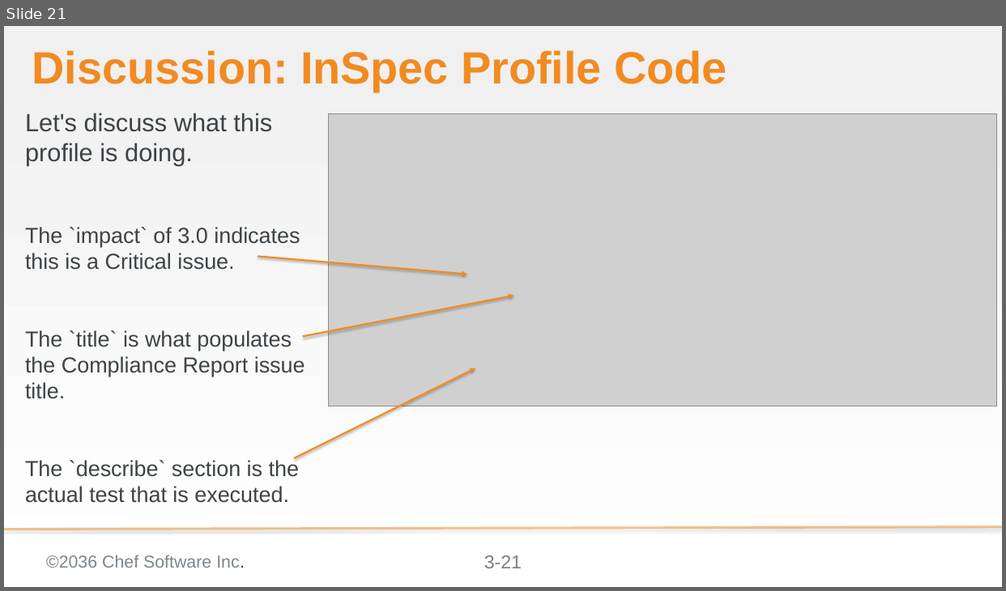
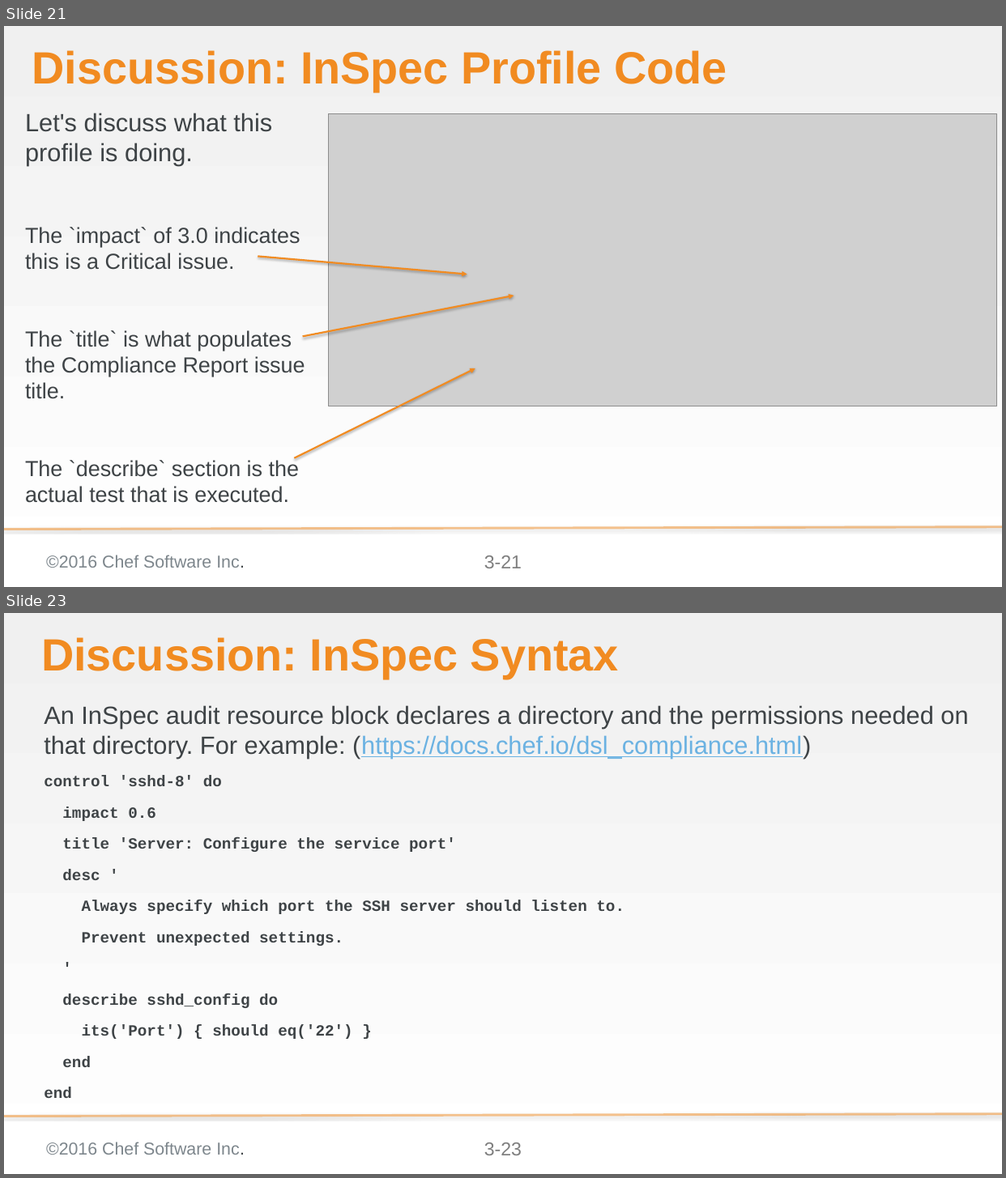
Before and after one commit to bchamby/chef-compliance-installation-configuration-operation, a slide deck: 03-initial-configuration-scans.pptx. Shown one above the other, each under a label of ours: slide 21 before the commit, slides 21 and 23 after it; the slides between them are not shown. The pictures are 1006x591 and 1006x1178 pixels, drawn with LibreOffice and Linux fonts; fonts in the diff are those of the drawing; grey boxes stand for pictures; background and template pictures are left out. Boxes give left, top, right and bottom in pixels: in the first picture for what was removed or moved away, otherwise in the second. Text is boxed around its words. In the diff, an @@ line names an element or a change of style, - is before the commit and + after.

Commit message:
fixed 3-22 ssh_config example fixed 3-50 protocol example

```diff
--- a/03-initial-configuration-scans.pptx
+++ b/03-initial-configuration-scans.pptx
@@ slide 23 added at box(4, 613, 1002, 1174), background gradient #F0F0F0 to #FFFFFF; not listed: 3 template elements that a slide beside it also shows @@
@@ title added at box(41, 637, 619, 679), 58 pt, text #F18B21, bold @@
+Discussion: InSpec Syntax
@@ text added at box(44, 705, 968, 1039), 20 pt, text #3E4346, bold @@
+An InSpec audit resource block declares a directory and the permissions needed on that directory. For example: (https://docs.chef.io/dsl_compliance.html)
+control 'sshd-8' do
+impact 0.6
+title 'Server: Configure the service port'
+desc '
+Always specify which port the SSH server should listen to.
+Prevent unexpected settings.
+'
+describe sshd_config do
+its('Port') { should eq('22') }
+end
+end
@@ slide 21 changed as well @@
@@ text at box(46, 555, 245, 568): text changed @@
-©2036 Chef Software Inc.
+©2016 Chef Software Inc.
```
Also in this commit, not shown: 59 other slides changed, 1 other slide added.
